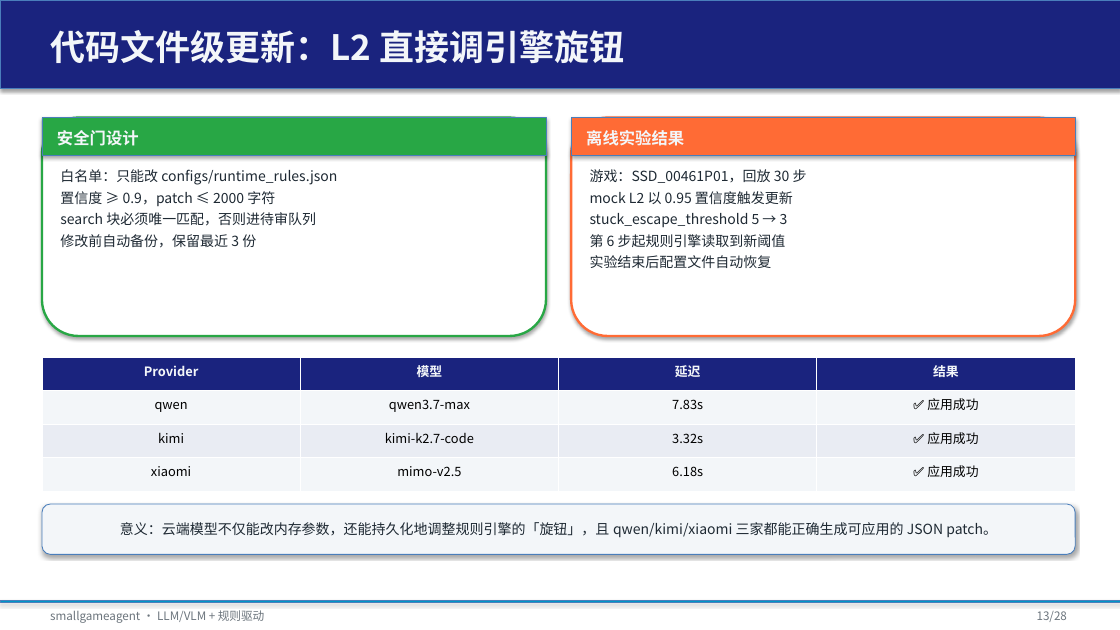
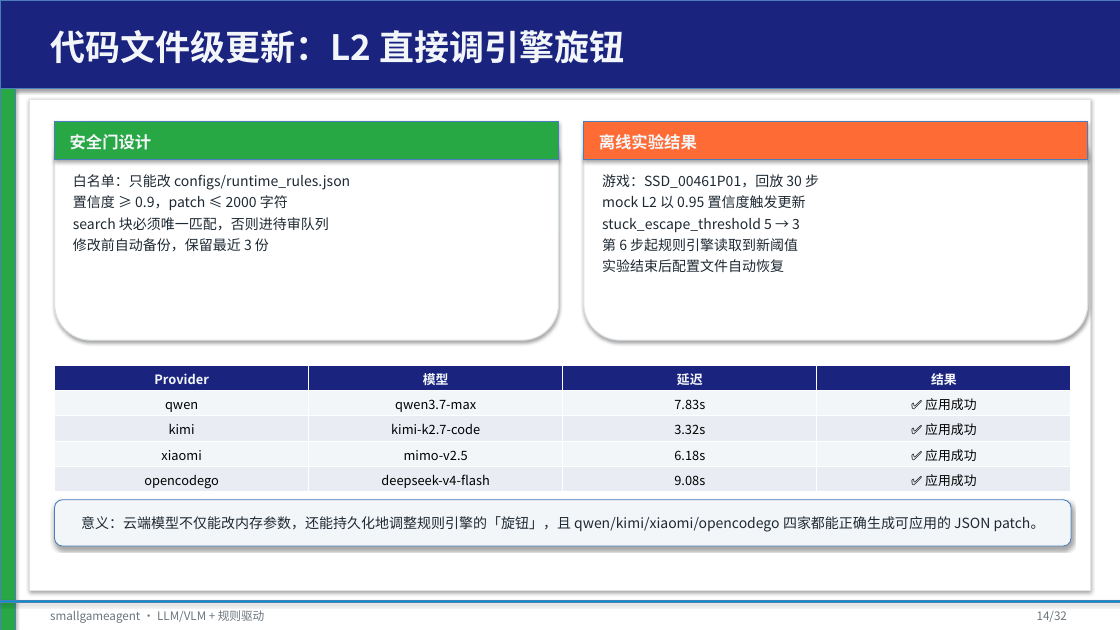
Before and after one commit to tzhazuma/smallgameagent, a slide deck: slide 14 of reports/smallgameagent_report.pptx (slide 13 before the commit). Drawn at 1120x630 pixels with LibreOffice and Linux fonts; fonts in the diff are those of the drawing. Boxes give left, top, right and bottom in pixels: in the first picture for what was removed or moved away, otherwise in the second. Text is boxed around its words. In the diff, an @@ line names an element or a change of style, - is before the commit and + after.

Commit message:
feat: beautify PPT, add rule-update trigger design, update cloud provider status with opencodego

```diff
--- a/reports/smallgameagent_report.pptx
+++ b/reports/smallgameagent_report.pptx
@@ rectangle added at box(0, 88, 15, 630), fill #28A745, outline #4B7EBC 0.75 pt @@
@@ rectangle added at box(29, 99, 1091, 591), fill #FFFFFF, outline #E1E5E9 1 pt @@
@@ 3 texts, 2 rectangles, 2 rounded rectangles: place and size @@
-3 texts, 2 rectangles, 2 rounded rectangles at box(42, 118, 1075, 336)
+3 texts, 2 rectangles, 2 rounded rectangles at box(55, 122, 1088, 340)
@@ rounded rectangle at box(55, 122, 559, 340): outline #28A745 2 pt to #DDE2E6 1 pt @@
@@ text "安全门设计": place and size @@
-text "安全门设计" at box(57, 130, 139, 146)
+text "安全门设计" at box(70, 134, 152, 150)
@@ rounded rectangle at box(584, 122, 1088, 340): outline #FF6B35 2 pt to #DDE2E6 1 pt @@
@@ table at box(55, 365, 1070, 493) @@
+row 5: opencodego | deepseek-v4-flash | 9.08s | ✅ 应用成功
@@ table: place and size @@
-table at box(42, 357, 1077, 492)
+table at box(55, 365, 1070, 493)
@@ rounded rectangle "意义：云端模型不仅能改内存参数，还能持久化地调整规则引擎的「旋钮」，且 qwen/kimi/xiaomi/opencod ...": place and size @@
-rounded rectangle "意义：云端模型不仅能改内存参数，还能持久化地调整规则引擎的「旋钮」，且 qwen/kimi/xiaomi/opencod ..." at box(42, 504, 1075, 555)
+rounded rectangle "意义：云端模型不仅能改内存参数，还能持久化地调整规则引擎的「旋钮」，且 qwen/kimi/xiaomi/opencod ..." at box(55, 500, 1071, 546)
@@ text in rounded rectangle at box(81, 516, 1045, 532): text changed @@
-意义：云端模型不仅能改内存参数，还能持久化地调整规则引擎的「旋钮」，且 qwen/kimi/xiaomi 三家都能正确生成可应用的 JSON patch。
+意义：云端模型不仅能改内存参数，还能持久化地调整规则引擎的「旋钮」，且 qwen/kimi/xiaomi/opencodego 四家都能正确生成可应用的 JSON patch。
@@ text at box(1037, 611, 1067, 622): text changed @@
-13/28
+14/32
```
Also in this commit, not shown: 26 other slides changed, 5 slides added, 1 slide removed, 8 other files.
